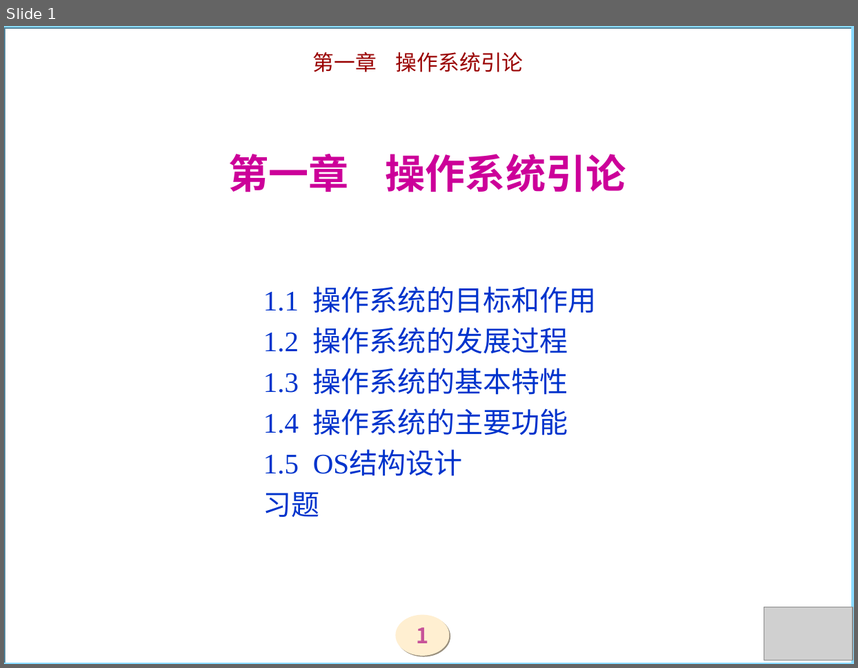
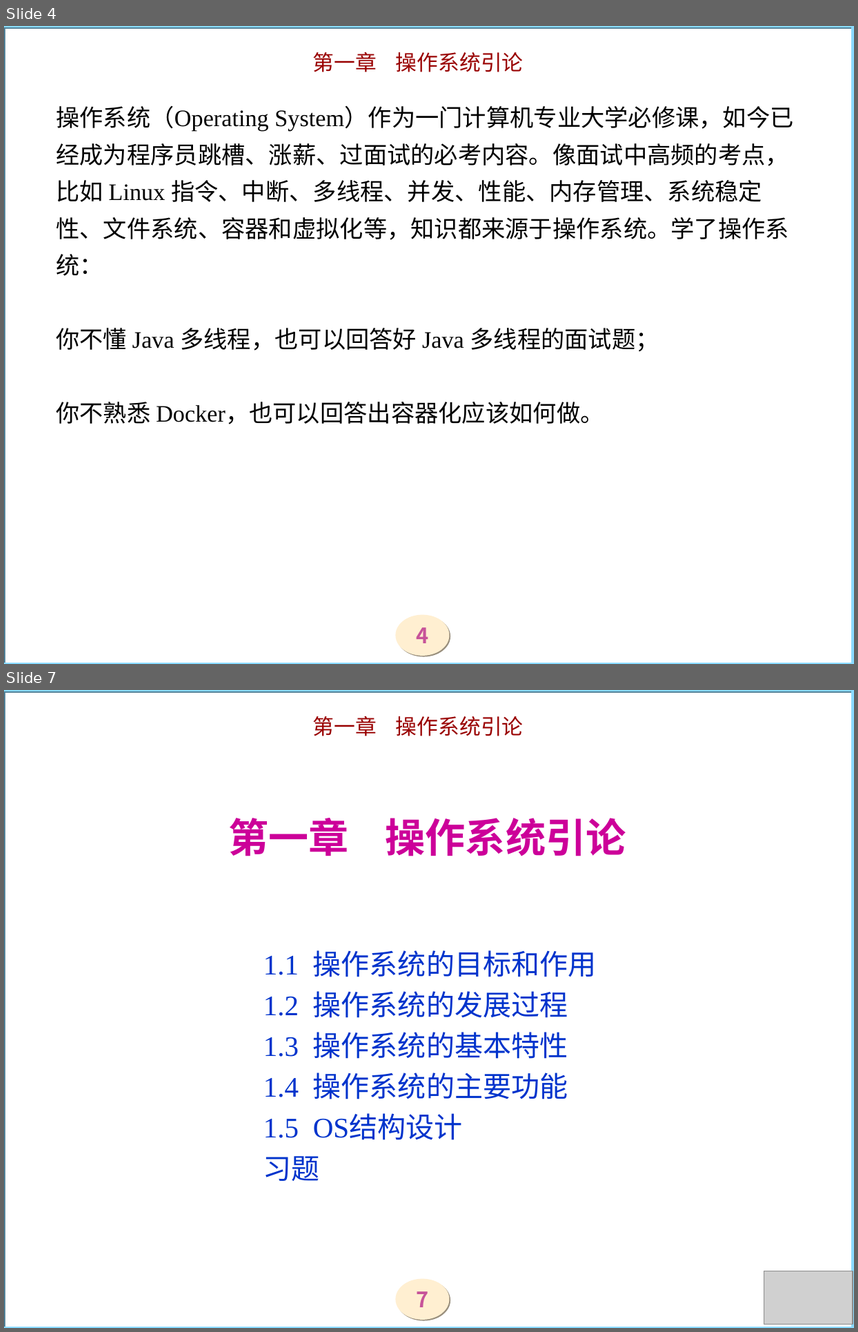
Before and after one commit to zjyesir/hmc_OS, a slide deck: ppt/1操作系统引论.ppt. Shown one above the other, each under a label of ours: slide 1 before the commit, slides 4 and 7 after it; the slides between them are not shown. The pictures are 858x668 and 858x1332 pixels, drawn with LibreOffice and Linux fonts; fonts in the diff are those of the drawing; grey boxes stand for pictures; background and template pictures are left out. Boxes give left, top, right and bottom in pixels: in the first picture for what was removed or moved away, otherwise in the second. Text is boxed around its words. In the diff, an @@ line names an element or a change of style, - is before the commit and + after.

```diff
--- a/ppt/1操作系统引论.ppt
+++ b/ppt/1操作系统引论.ppt
@@ slide 4 added at (4, 26, 854, 664), background picture (left out); not listed: 3 template elements that a slide beside it also shows @@
@@ title added at (56, 106, 793, 424), 20 pt, text #000000 @@
+操作系统（Operating System）作为一门计算机专业大学必修课，如今已经成为程序员跳槽、涨薪、过面试的必考内容。像面试中高频的考点，比如 Linux 指令、中断、多线程、并发、性能、内存管理、系统稳定性、文件系统、容器和虚拟化等，知识都来源于操作系统。学了操作系统：
+你不懂 Java 多线程，也可以回答好 Java 多线程的面试题；
+你不熟悉 Docker，也可以回答出容器化应该如何做。
@@ what was slide 1 is now slide 7 @@
@@ page number at (416, 1291, 428, 1307): text changed @@
-1
+7
```
Also in this commit, not shown: 5 other slides added, 1 other file.
